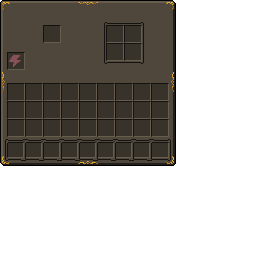
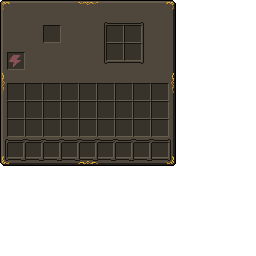
Revision of a layered 256x256 image; what changed, layer by layer:
removed layer "background" over (2, 72, 174, 93)
renamed "slot_quad_border.png" to "te_background.png", painted on it over (2, 72, 174, 93)
